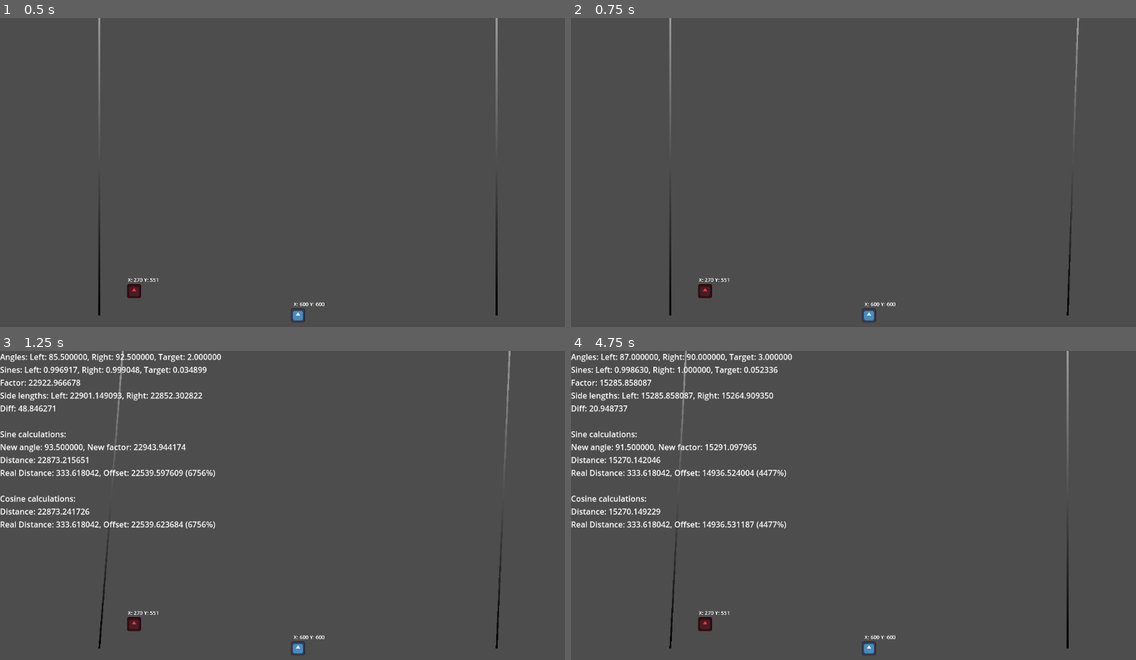
Above: before the commit, frames 1-4 (two rows, left to right).
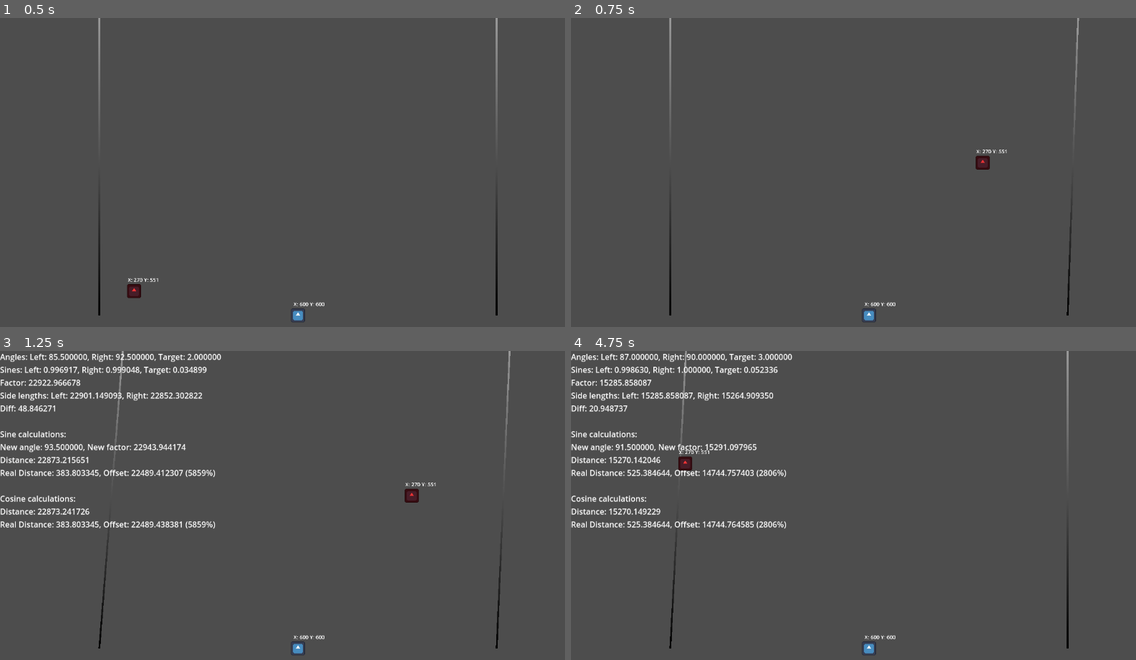
Above: after the commit, the same moments.

Repository: N3cro0o/bachelor-triangulation
Game: Godot game, scene res://2D/Scene/2d_root.tscn
Same seed, same stepped clock (60 frames per second), same inputs: the game is played once before the commit and once after it. The engine's default icon, where the game draws it, is replaced by a stand-in: a white triangle on a blue panel in a dark square.
Inputs (mouse positions are in pixels of both pictures, inside the frame that each line leads up to):
- Up to frame 1 (0.5 s): no input
- Up to frame 2 (0.75 s): tap Enter (ui_accept) at 0.5 s; move the mouse to (983, 163) at 0.52 s; hold Right (ui_right) from 0.53 s (still down); click (983, 163) at 0.67 s
- Up to frame 3 (1.25 s): keep holding Right (ui_right); tap Enter (ui_accept) at 0.77 s
- Up to frame 4 (4.75 s): move the mouse to (740, 527) at 1.27 s; release Right (ui_right) at 1.28 s; hold Left (ui_left) 1.28-2.03 s; click (740, 527) at 1.42 s; tap Enter (ui_accept) at 1.52, 3.02, 3.77, 4.52 s; move the mouse to (915, 440) at 2.02 s; hold Right (ui_right) 2.03-3.53 s; click (915, 440) at 2.17 s; move the mouse to (830, 576) at 2.77 s; click (830, 576) at 2.92 s; move the mouse to (1028, 561) at 3.52 s; hold Left (ui_left) from 3.53 s (still down); click (1028, 561) at 3.67 s; move the mouse to (684, 462) at 4.27 s; click (684, 462) at 4.42 s

Frame 1 is identical in both runs. In frame 2, 0.3% of the frame differs, in the area x 22-78%, y 42-91%; in frame 3, 0.6%; in frame 4, 0.7%, in the area x 9-37%, y 32-91%.

Commit message:
Readme update

Diff:
--- a/Simulation/triangulation-simulation/2D/Scene/2d_root.gd
+++ b/Simulation/triangulation-simulation/2D/Scene/2d_root.gd
@@ -22,6 +22,10 @@
 
 	middle_point_label.text = "X: %d Y: %d" % [middle_point.position.x, middle_point.position.y]
 	target_point_label.text = "X: %d Y: %d" % [target_point.position.x, target_point.position.y]
+
+func _input(event: InputEvent):
+	if event is InputEventMouseButton && event.is_pressed():
+		target_point.position = get_local_mouse_position()
 
 func _process(delta):
 	rotate_line(delta)
Not shown, changed: README.md
Not shown, removed: RPi commands and tests/README.md
Not shown, removed: SPA/README.md
Not shown, removed: Simulation/README.md
